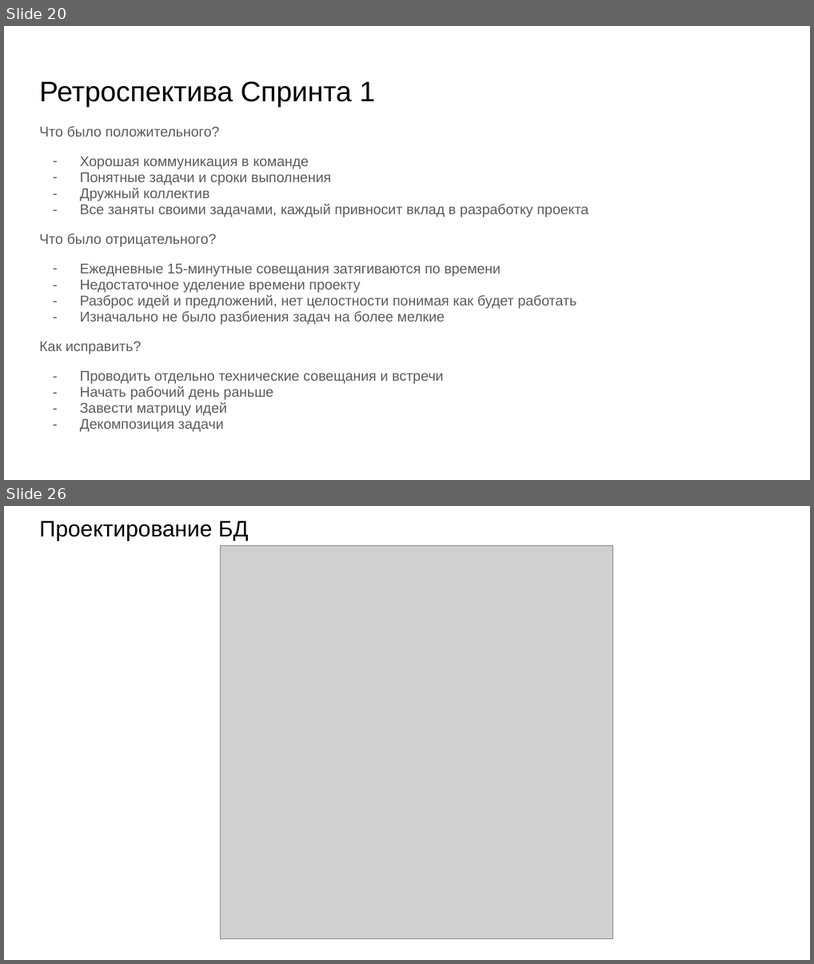
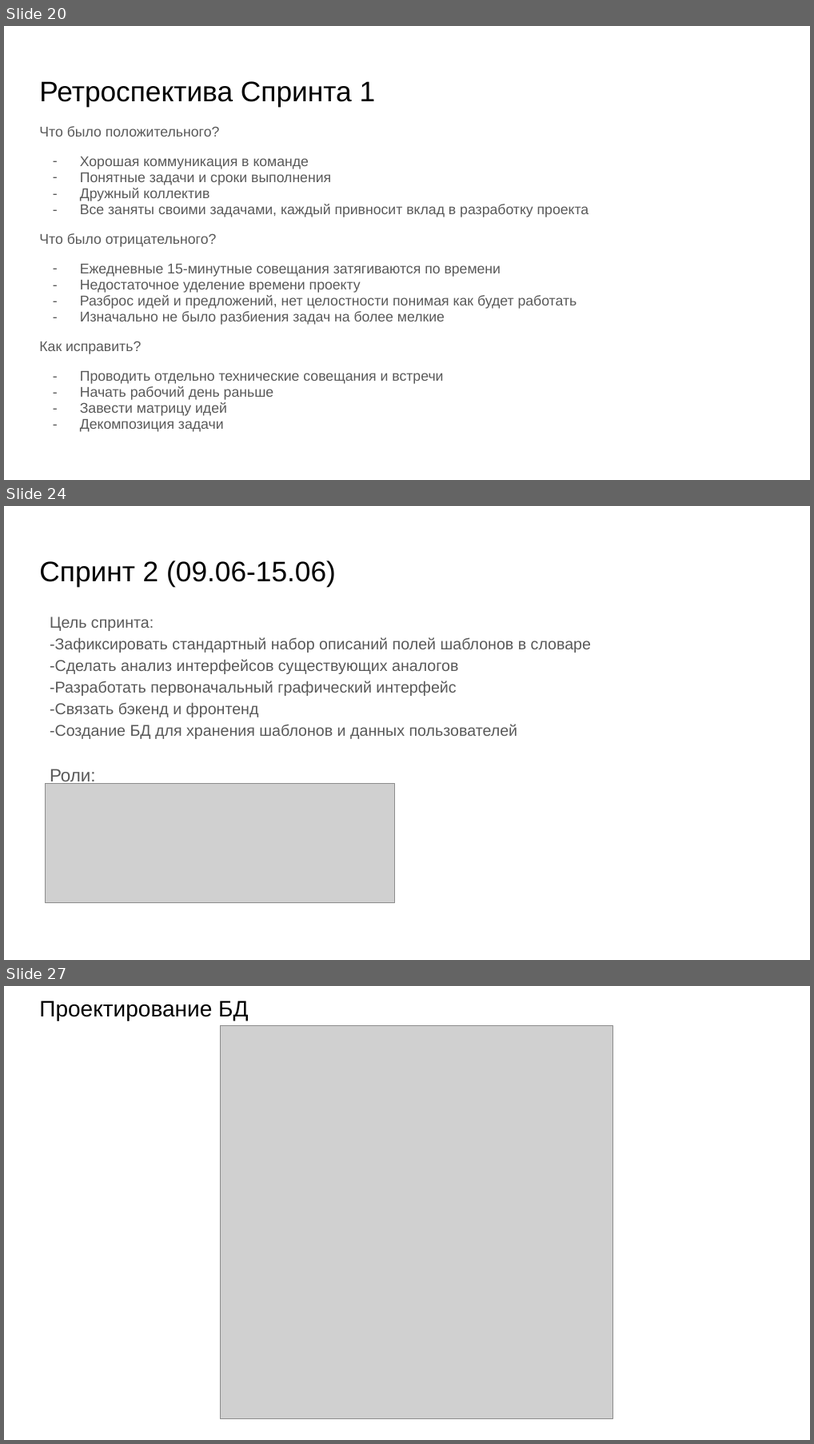
Before and after one commit to teamdevm/teamwork-positive, a slide deck: Documentation/Отчет по проекту.pptx. Shown one above the other, each under a label of ours: slides 20 and 26 before the commit, slides 20, 24 and 27 after it; the slides between them are not shown. The pictures are 814x964 and 814x1444 pixels, drawn with LibreOffice and Linux fonts; fonts in the diff are those of the drawing; grey boxes stand for pictures. Boxes give left, top, right and bottom in pixels: in the first picture for what was removed or moved away, otherwise in the second. Text is boxed around its words. In the diff, an @@ line names an element or a change of style, - is before the commit and + after.

```diff
--- a/Documentation/Отчет по проекту.pptx
+++ b/Documentation/Отчет по проекту.pptx
@@ slide 24 added at (4,506,810,960), background #FFFFFF @@
@@ title added at (39,560,336,586), 25.2 pt, text #000000 @@
+Спринт 2 (09.06-15.06)
@@ text added at (50,616,591,785), 14 pt, text #595959 @@
+Цель спринта:
+-Зафиксировать стандартный набор описаний полей шаблонов в словаре
+-Сделать анализ интерфейсов существующих аналогов
+-Разработать первоначальный графический интерфейс
+-Связать бэкенд и фронтенд
+-Создание БД для хранения шаблонов и данных пользователей
+Роли:
@@ picture added at (45,784,395,903) @@
@@ what was slide 26 is now slide 27 @@
```
Also in this commit, not shown: 9 slides changed, 15 other slides added, 2 slides removed, 2 other files.
